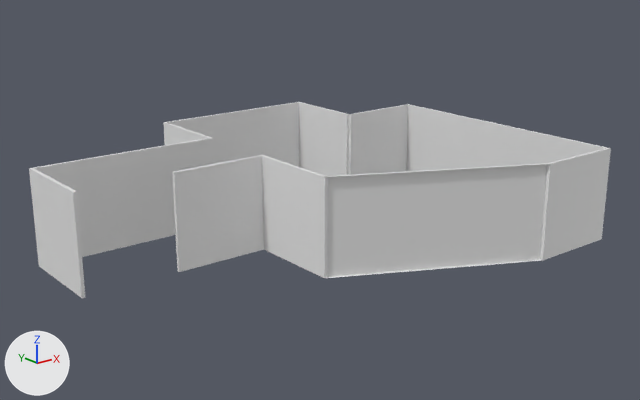
Before and after pictures for a commit that changed the FBX model ProjectIII_TheBigOne/Assets/Models/World/Level/BETA/v2/Model_Beta_AirFilter_Walls_00.fbx.
Both versions are drawn from a 50 mm camera at (-14.81, 36.7, 8.89) aimed at (1.92, 57.6, 0.53). The lights are fixed; the arrows at lower left show +X, +Y and +Z. Where no turn or scale is listed for an object, it has been applied to the vertices.

The first picture shows '04_AirFilter_DiagonalWall_00', '04_AirFilter_ExteriorCorner_00', '04_AirFilter_ExteriorCorner_01', '04_AirFilter_InteriorCorner_00', '04_AirFilter_InteriorCorner_01', '04_AirFilter_InteriorCorner_02', '04_AirFilter_InteriorCorner_03', '04_AirFilter_Wall_00', '04_AirFilter_Wall_01'.
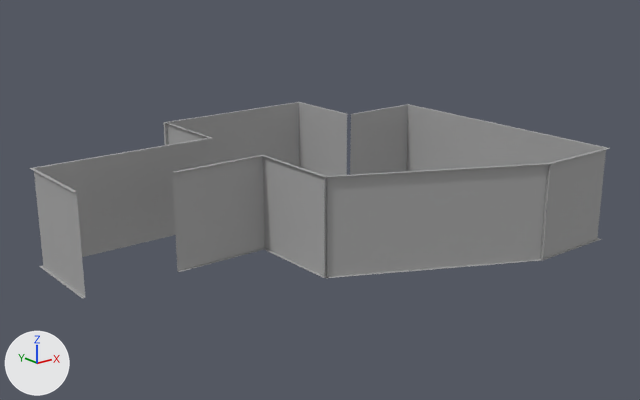
What changed in the scene script:
```text
Add mat_airfilter_icorner:
    mat_airfilter_icorner = principled_material('AirFilter_ICorner')
    mat_airfilter_icorner.base_color = (0.4, 0.4, 0.4)  # grey #aaaaaa
    mat_airfilter_icorner.roughness = 0.0
Add mat_airfilter_ecorner:
    mat_airfilter_ecorner = principled_material('AirFilter_ECorner')
    mat_airfilter_ecorner.base_color = (0.4, 0.4, 0.4)  # grey #aaaaaa
    mat_airfilter_ecorner.roughness = 0.0
Add mat_airfilter_wall:
    mat_airfilter_wall = principled_material('AirFilter_Wall')
    mat_airfilter_wall.base_color = (0.4, 0.4, 0.4)  # grey #aaaaaa
    mat_airfilter_wall.roughness = 0.0
Change me_mesh_003:
    verts and faces of me_mesh_003; kept vertices keep their numbers, new ones are numbered from 16
    remove me_mesh_003.from_pydata(...)  # 16 vertices, 14 faces; spans x -0.04..2.96, y -1.46..1.54, z 0.0..3.0
    add me_mesh_003.from_pydata(...)  # 16 vertices, 8 faces; spans x -0.04..2.96, y -1.46..1.54, z 0.0..3.0
    me_mesh_003 part 1
    add delete_faces([(1, 5, 10, 9), (1, 3, 7, 5), (0, 4, 6, 2), (0, 9, 10, 4), (12, 13, 14, 15), (2, 6, 14, 13)])
    me_mesh_003 part 2: 8 faces spanning x -0.04..2.96, y -1.46..1.54, z 0.0..3.0 switch from no material to mat_airfilter_icorner (grey #aaaaaa)
Change me_mesh_004:
    verts and faces of me_mesh_004; kept vertices keep their numbers, new ones are numbered from 16
    remove me_mesh_004.from_pydata(...)  # 16 vertices, 14 faces; spans x -1.46..1.54, y -2.96..0.04, z 0.0..3.0
    add me_mesh_004.from_pydata(...)  # 16 vertices, 8 faces; spans x -1.46..1.54, y -2.96..0.04, z 0.0..3.0
    me_mesh_004 part 7
    add delete_faces([(1, 5, 10, 9), (1, 3, 7, 5), (0, 4, 6, 2), (0, 9, 10, 4), (12, 13, 14, 15), (2, 6, 14, 13)])
    me_mesh_004 part 8: 8 faces spanning x -1.46..1.54, y -2.96..0.04, z 0.0..3.0 switch from no material to mat_airfilter_icorner (grey #aaaaaa)
Change me_mesh:
    verts and faces of me_mesh; kept vertices keep their numbers, new ones are numbered from 16
    remove me_mesh.from_pydata(...)  # 16 vertices, 14 faces; spans x -3.05..0.05, y -1.5..1.6, z 0.0..3.0
    add me_mesh.from_pydata(...)  # 16 vertices, 10 faces; spans x -3.05..0.05, y -1.5..1.6, z 0.0..3.0
    me_mesh part 9
    add delete_faces([(8, 9, 10, 11), (12, 13, 14, 15), (5, 6, 10, 9), (5, 12, 15, 6)])
    me_mesh part 10: 10 faces spanning x -3.05..0.05, y -1.5..1.6, z 0.0..3.0 switch from no material to mat_airfilter_ecorner (grey #aaaaaa)
Change me_mesh_001:
    verts and faces of me_mesh_001; kept vertices keep their numbers, new ones are numbered from 16
    remove me_mesh_001.from_pydata(...)  # 16 vertices, 14 faces; spans x -1.46..1.54, y -2.96..0.04, z 0.0..3.0
    add me_mesh_001.from_pydata(...)  # 16 vertices, 8 faces; spans x -1.46..1.54, y -2.96..0.04, z 0.0..3.0
    me_mesh_001 part 11
    add delete_faces([(1, 5, 10, 9), (1, 3, 7, 5), (0, 4, 6, 2), (0, 9, 10, 4), (12, 13, 14, 15), (2, 6, 14, 13)])
    me_mesh_001 part 12: 8 faces spanning x -1.46..1.54, y -2.96..0.04, z 0.0..3.0 switch from no material to mat_airfilter_icorner (grey #aaaaaa)
Change me_mesh_008:
    where me_mesh_008.from_pydata(...)  # 12 vertices, 8 faces; spans x -3.02..3.02, y -1.54..1.54, z -1.5..1.5
    add me_mesh_008.materials.append(mat_airfilter_dwall)  # grey #aaaaaa
Change me_mesh_006:
    remove me_mesh_006.from_pydata(...)  # 8 vertices, 6 faces; spans x -1.5..1.5, y -0.05..0.05, z 0.0..3.0
    add me_mesh_006.from_pydata(...)  # 8 vertices, 5 faces; spans x -1.5..1.5, y -0.05..0.05, z 0.0..3.0
    me_mesh_006 part 3: 5 faces spanning x -1.5..1.5, y -0.05..0.05, z 0.0..3.0 switch from no material to mat_airfilter_wall (grey #aaaaaa)
Change me_mesh_007:
    remove me_mesh_007.from_pydata(...)  # 8 vertices, 6 faces; spans x -0.05..0.05, y -1.5..1.5, z 0.0..3.0
    add me_mesh_007.from_pydata(...)  # 8 vertices, 5 faces; spans x -0.05..0.05, y -1.5..1.5, z 0.0..3.0
    me_mesh_007 part 4: 5 faces spanning x -0.05..0.05, y -1.5..1.5, z 0.0..3.0 switch from no material to mat_airfilter_wall (grey #aaaaaa)
Change me_mesh_005:
    verts and faces of me_mesh_005; kept vertices keep their numbers, new ones are numbered from 16
    remove me_mesh_005.from_pydata(...)  # 16 vertices, 14 faces; spans x -1.6..1.5, y -3.05..0.05, z 0.0..3.0
    add me_mesh_005.from_pydata(...)  # 16 vertices, 10 faces; spans x -1.6..1.5, y -3.05..0.05, z 0.0..3.0
    me_mesh_005 part 5
    add delete_faces([(8, 9, 10, 11), (12, 13, 14, 15), (5, 6, 10, 9), (5, 12, 15, 6)])
    me_mesh_005 part 6: 10 faces spanning x -1.6..1.5, y -3.05..0.05, z 0.0..3.0 switch from no material to mat_airfilter_ecorner (grey #aaaaaa)
Change me_mesh_002:
    verts and faces of me_mesh_002; kept vertices keep their numbers, new ones are numbered from 16
    remove me_mesh_002.from_pydata(...)  # 16 vertices, 14 faces; spans x -2.96..0.04, y -1.54..1.46, z 0.0..3.0
    add me_mesh_002.from_pydata(...)  # 16 vertices, 8 faces; spans x -2.96..0.04, y -1.54..1.46, z 0.0..3.0
    me_mesh_002 part 13
    add delete_faces([(1, 5, 10, 9), (1, 3, 7, 5), (0, 4, 6, 2), (0, 9, 10, 4), (12, 13, 14, 15), (2, 6, 14, 13)])
    me_mesh_002 part 14: 8 faces spanning x -2.96..0.04, y -1.54..1.46, z 0.0..3.0 switch from no material to mat_airfilter_icorner (grey #aaaaaa)
```

Boxes [x1, y1, x2, y2] around the edits, measured in the pictures (640 x 400 px):
'04_AirFilter_DiagonalWall_00', recoloured: [324, 163, 550, 278] in both
'04_AirFilter_InteriorCorner_01', reshaped: before [529, 131, 611, 260]; after [529, 131, 610, 260]
'04_AirFilter_InteriorCorner_03', reshaped: before [235, 102, 349, 176]; after [235, 102, 347, 176]
'04_AirFilter_ExteriorCorner_00', reshaped: before [126, 122, 214, 245]; after [126, 123, 214, 245]
part 1 of me_mesh_003, deleted: before [29, 169, 85, 298]
part 2 of me_mesh_003, recoloured: [29, 152, 132, 257] in both
part 3 of me_mesh_006, recoloured: [164, 112, 238, 164] in both
part 4 of me_mesh_007, recoloured: [462, 117, 533, 168] in both
part 5 of me_mesh_005, deleted: before [172, 156, 328, 278]
part 6 of me_mesh_005, recoloured (white to grey): before [174, 155, 327, 177]; after [172, 155, 328, 278]
part 7 of me_mesh_004, deleted: before [347, 114, 349, 175]
part 8 of me_mesh_004, recoloured: [235, 102, 347, 176] in both
part 9 of me_mesh, deleted: before [163, 122, 208, 145]
part 10 of me_mesh, recoloured: [126, 123, 214, 245] in both
part 11 of me_mesh_001, deleted: before [349, 114, 351, 175]
part 12 of me_mesh_001, recoloured: [350, 104, 465, 175] in both
part 13 of me_mesh_002, deleted: before [540, 139, 611, 260]
part 14 of me_mesh_002, recoloured: before [529, 131, 610, 164]; after [529, 131, 610, 260]
